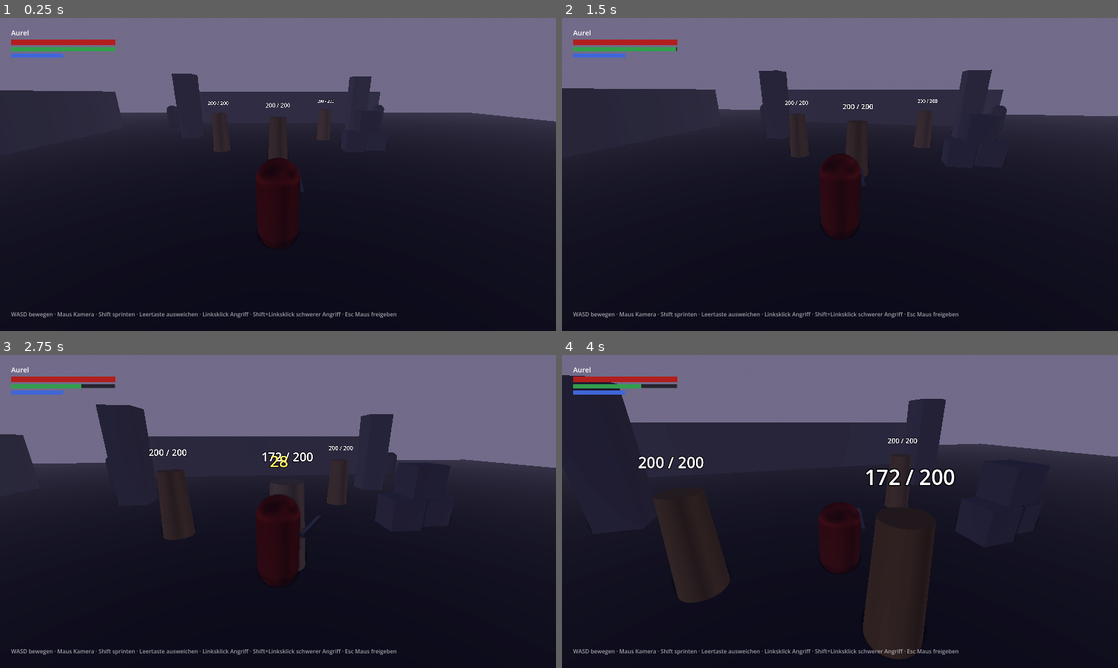
Above: before the commit, frames 1-4 (two rows, left to right).
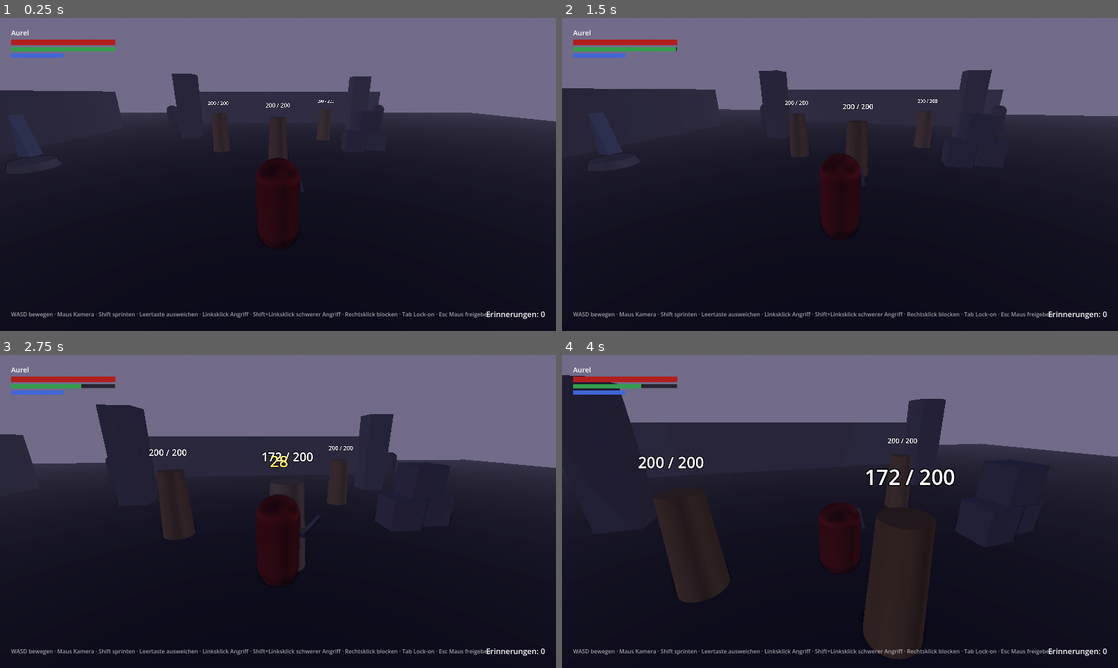
Above: after the commit, the same moments.

Repository: Aurelvonwatzdorf/nr1
Game: Godot game, scene res://scenes/levels/test_arena.tscn
The game is run twice, just before and just after one commit, with the same random seed, the same clock (stepped at 60 frames per second) and the same inputs.
Inputs (mouse positions are in pixels of both pictures, inside the frame that each line leads up to):
- Up to frame 1 (0.25 s): no input
- Up to frame 2 (1.5 s): tap Enter at 0.5 s; move the mouse to (867, 174) at 0.52 s; hold Right mouse button (block) 0.53-1.28 s; hold W (move_forward) from 0.53 s (still down); tap Shift (sprint) at 0.8, 1.35 s; move the mouse to (812, 174) at 1.27 s
- Up to frame 3 (2.75 s): keep holding W (move_forward); right-click (250, 511) at 1.55 s; move the mouse to (289, 505) at 2.02 s; hold Shift (sprint) from 2.03 s (still down); click (289, 505) at 2.1 s
- Up to frame 4 (4 s): keep holding W (move_forward); move the mouse to (834, 517) at 2.77 s; release Shift (sprint) at 2.78 s; right-click (834, 517) at 2.85 s; move the mouse to (878, 514) at 3.52 s; hold Shift (sprint) from 3.53 s (still down); tap Space (dodge) at 3.6 s

The runs differ from the first frame. In frame 1, 0.4% of the frame differs, in the area x 4-98%, y 41-97%; in frame 2, 0.3%; in frame 3, 0.3%; in frame 4, 0.3%.

Commit message:
M2 step 5: death, respawn at checkpoints, memory remnants
Checkpoints set the respawn point; on death the player's memories stay
behind as a glowing remnant that can be recovered, and dying again before
recovering loses them for good. After a short delay enemies reset and
the player respawns. HUD shows memories, a death message and notices.
Marks M2 as done in CLAUDE.md and README.

Co-Authored-By: Claude Opus 5.5 <noreply@anthropic.com>
Claude-Session: https://claude.ai/code/session_01RjnwZ2TtYogGPE8DCJukRJ

Diff:
--- a/game/scenes/levels/test_arena.tscn
+++ b/game/scenes/levels/test_arena.tscn
@@ -5,6 +5,9 @@
 [ext_resource type="PackedScene" path="res://scenes/enemies/training_dummy.tscn" id="3_dummy"]
 [ext_resource type="PackedScene" path="res://scenes/ui/hud.tscn" id="4_hud"]
 [ext_resource type="PackedScene" path="res://scenes/enemies/enemy.tscn" id="5_enemy"]
+[ext_resource type="PackedScene" path="res://scenes/world/checkpoint.tscn" id="6_checkpoint"]
+[ext_resource type="PackedScene" path="res://scenes/world/memory_remnant.tscn" id="7_remnant"]
+[ext_resource type="Script" path="res://scripts/systems/respawn_manager.gd" id="8_respawn"]
 
 [sub_resource type="ProceduralSkyMaterial" id="ProceduralSkyMaterial_sky"]
 sky_top_color = Color(0.12, 0.13, 0.2, 1)
@@ -217,7 +220,20 @@
 [node name="Guard3" parent="Enemies" instance=ExtResource("5_enemy")]
 transform = Transform3D(1, 0, 0, 0, 1, 0, 0, 0, 1, 10, 1.55, 4)
 
+[node name="Checkpoints" type="Node3D" parent="."]
+
+[node name="CheckpointStart" parent="Checkpoints" instance=ExtResource("6_checkpoint")]
+transform = Transform3D(1, 0, 0, 0, 1, 0, 0, 0, 1, -4, 0, 6)
+
+[node name="CheckpointWest" parent="Checkpoints" instance=ExtResource("6_checkpoint")]
+transform = Transform3D(1, 0, 0, 0, 1, 0, 0, 0, 1, -10, 0, -3)
+
 [node name="Player" parent="." instance=ExtResource("2_player")]
 transform = Transform3D(1, 0, 0, 0, 1, 0, 0, 0, 1, 0, 0.05, 2)
 
 [node name="HUD" parent="." instance=ExtResource("4_hud")]
+
+[node name="RespawnManager" type="Node" parent="." node_paths=PackedStringArray("player")]
+script = ExtResource("8_respawn")
+player = NodePath("../Player")
+remnant_scene = ExtResource("7_remnant")
--- a/game/scenes/ui/hud.tscn
+++ b/game/scenes/ui/hud.tscn
@@ -75,7 +75,7 @@
 offset_bottom = -24.0
 grow_vertical = 0
 theme_override_colors/font_color = Color(1, 1, 1, 0.6)
-text = "WASD bewegen · Maus Kamera · Shift sprinten · Leertaste ausweichen · Linksklick Angriff · Shift+Linksklick schwerer Angriff · Esc Maus freigeben"
+text = "WASD bewegen · Maus Kamera · Shift sprinten · Leertaste ausweichen · Linksklick Angriff · Shift+Linksklick schwerer Angriff · Rechtsklick blocken · Tab Lock-on · Esc Maus freigeben"
 
 [node name="PauseLabel" type="Label" parent="."]
 unique_name_in_owner = true
@@ -94,3 +94,51 @@
 theme_override_font_sizes/font_size = 24
 text = "Maus freigegeben – klicken, um weiterzuspielen"
 horizontal_alignment = 1
+
+[node name="MemoriesLabel" type="Label" parent="."]
+unique_name_in_owner = true
+anchors_preset = 3
+anchor_left = 1.0
+anchor_top = 1.0
+anchor_right = 1.0
+anchor_bottom = 1.0
+offset_left = -332.0
+offset_top = -64.0
+offset_right = -32.0
+offset_bottom = -28.0
+grow_horizontal = 0
+grow_vertical = 0
+theme_override_font_sizes/font_size = 22
+text = "Erinnerungen: 0"
+horizontal_alignment = 2
+
+[node name="MessageLabel" type="Label" parent="."]
+unique_name_in_owner = true
+anchors_preset = 5
+anchor_left = 0.5
+anchor_right = 0.5
+offset_left = -300.0
+offset_top = 120.0
+offset_right = 300.0
+offset_bottom = 160.0
+grow_horizontal = 2
+theme_override_font_sizes/font_size = 24
+horizontal_alignment = 1
+
+[node name="DeathLabel" type="Label" parent="."]
+unique_name_in_owner = true
+anchors_preset = 8
+anchor_left = 0.5
+anchor_top = 0.5
+anchor_right = 0.5
+anchor_bottom = 0.5
+offset_left = -400.0
+offset_top = -40.0
+offset_right = 400.0
+offset_bottom = 40.0
+grow_horizontal = 2
+grow_vertical = 2
+theme_override_colors/font_color = Color(0.75, 0.85, 1, 1)
+theme_override_font_sizes/font_size = 48
+text = "Die Erinnerung verblasst …"
+horizontal_alignment = 1
--- /dev/null
+++ b/game/scenes/world/checkpoint.tscn
@@ -0,0 +1,35 @@
+[gd_scene format=3]
+
+[ext_resource type="Script" path="res://scripts/systems/checkpoint.gd" id="1_checkpoint"]
+
+[sub_resource type="CylinderShape3D" id="CylinderShape3D_area"]
+height = 3.0
+radius = 1.2
+
+[sub_resource type="CylinderMesh" id="CylinderMesh_base"]
+top_radius = 0.7
+bottom_radius = 0.8
+height = 0.3
+
+[sub_resource type="PrismMesh" id="PrismMesh_crystal"]
+size = Vector3(0.5, 1.6, 0.5)
+
+[node name="Checkpoint" type="Area3D"]
+collision_layer = 0
+collision_mask = 2
+script = ExtResource("1_checkpoint")
+
+[node name="CollisionShape3D" type="CollisionShape3D" parent="."]
+transform = Transform3D(1, 0, 0, 0, 1, 0, 0, 0, 1, 0, 1.5, 0)
+shape = SubResource("CylinderShape3D_area")
+
+[node name="Base" type="MeshInstance3D" parent="."]
+transform = Transform3D(1, 0, 0, 0, 1, 0, 0, 0, 1, 0, 0.15, 0)
+mesh = SubResource("CylinderMesh_base")
+
+[node name="Crystal" type="MeshInstance3D" parent="."]
+transform = Transform3D(1, 0, 0, 0, 1, 0, 0, 0, 1, 0, 1.3, 0)
+mesh = SubResource("PrismMesh_crystal")
+
+[node name="SpawnPoint" type="Marker3D" parent="."]
+transform = Transform3D(1, 0, 0, 0, 1, 0, 0, 0, 1, 0, 0.05, 1.8)
--- /dev/null
+++ b/game/scenes/world/memory_remnant.tscn
@@ -0,0 +1,41 @@
+[gd_scene format=3]
+
+[ext_resource type="Script" path="res://scripts/systems/memory_remnant.gd" id="1_remnant"]
+
+[sub_resource type="SphereShape3D" id="SphereShape3D_area"]
+radius = 0.9
+
+[sub_resource type="StandardMaterial3D" id="StandardMaterial3D_glow"]
+transparency = 1
+albedo_color = Color(0.6, 0.85, 1, 0.6)
+emission_enabled = true
+emission = Color(0.5, 0.8, 1, 1)
+emission_energy_multiplier = 3.0
+
+[sub_resource type="SphereMesh" id="SphereMesh_glow"]
+material = SubResource("StandardMaterial3D_glow")
+radius = 0.25
+height = 0.5
+
+[node name="MemoryRemnant" type="Area3D"]
+collision_layer = 0
+collision_mask = 2
+script = ExtResource("1_remnant")
+
+[node name="CollisionShape3D" type="CollisionShape3D" parent="."]
+shape = SubResource("SphereShape3D_area")
+
+[node name="Glow" type="MeshInstance3D" parent="."]
+mesh = SubResource("SphereMesh_glow")
+
+[node name="OmniLight3D" type="OmniLight3D" parent="."]
+light_color = Color(0.5, 0.8, 1, 1)
+light_energy = 1.5
+omni_range = 4.0
+
+[node name="Label3D" type="Label3D" parent="."]
+transform = Transform3D(1, 0, 0, 0, 1, 0, 0, 0, 1, 0, 0.7, 0)
+billboard = 1
+font_size = 36
+outline_size = 8
+text = "0"
--- /dev/null
+++ b/game/scripts/systems/checkpoint.gd
@@ -0,0 +1,36 @@
+class_name Checkpoint
+extends Area3D
+## Checkpoint: Wer hindurchläuft, wird nach dem Tod hier wiederbelebt.
+## (In M3 wird daraus der Ankerspiegel mit Rasten, Heilen und Speichern.)
+
+@onready var spawn_point: Marker3D = $SpawnPoint
+@onready var crystal: MeshInstance3D = $Crystal
+
+var _material: StandardMaterial3D
+
+
+func _ready() -> void:
+	collision_layer = 0
+	collision_mask = PhysicsLayers.PLAYER
+	_material = StandardMaterial3D.new()
+	_material.albedo_color = Color(0.5, 0.55, 0.65)
+	_material.emission_enabled = true
+	crystal.material_override = _material
+	_set_active(false)
+	body_entered.connect(_on_body_entered)
+	EventBus.checkpoint_activated.connect(func(other: Node3D) -> void: _set_active(other == self))
+
+
+func _on_body_entered(body: Node3D) -> void:
+	if body is Player and not is_active():
+		GameState.set_checkpoint(spawn_point.global_transform)
+		EventBus.checkpoint_activated.emit(self)
+
+
+func is_active() -> bool:
+	return GameState.has_checkpoint and GameState.checkpoint_transform.is_equal_approx(spawn_point.global_transform)
+
+
+func _set_active(active: bool) -> void:
+	_material.emission = Color(0.4, 0.9, 1.0) if active else Color(0.15, 0.2, 0.3)
+	_material.emission_energy_multiplier = 2.5 if active else 0.4
--- a/game/scripts/systems/event_bus.gd
+++ b/game/scripts/systems/event_bus.gd
@@ -17,5 +17,11 @@
 signal damage_dealt(target: Node, amount: float)
 ## Ein Gegner wurde besiegt.
 signal enemy_killed(enemy: Enemy)
+## Ein Checkpoint wurde aktiviert (neuer Wiederbelebungsort).
+signal checkpoint_activated(checkpoint: Node3D)
+## Die verlorenen Erinnerungen wurden an der Todesstelle zurückgeholt.
+signal memories_recovered(amount: int)
+## Die Erinnerungen der vorherigen Todesstelle sind endgültig verloren.
+signal memories_lost(amount: int)
 ## Die Währung „Erinnerungen“ hat sich geändert.
 signal memories_changed(amount: int)
--- a/game/scripts/systems/game_state.gd
+++ b/game/scripts/systems/game_state.gd
@@ -12,6 +12,10 @@
 
 ## Gewählte Figur. `null` heißt: Die Spielfigur nimmt die im Inspector eingestellte.
 var selected_character: CharacterData = null
+
+## Wo die Spielfigur nach dem Tod wiederbelebt wird.
+var checkpoint_transform: Transform3D = Transform3D.IDENTITY
+var has_checkpoint: bool = false
 
 ## Währung „Erinnerungen“.
 var memories: int = 0:
@@ -29,6 +33,11 @@
 	return selected_character != null
 
 
+func set_checkpoint(at: Transform3D) -> void:
+	checkpoint_transform = at
+	has_checkpoint = true
+
+
 ## Speicherbare Daten als Dictionary (wird von SaveSystem genutzt).
 func to_dict() -> Dictionary:
 	return {
--- /dev/null
+++ b/game/scripts/systems/memory_remnant.gd
@@ -0,0 +1,24 @@
+class_name MemoryRemnant
+extends Area3D
+## Die Erinnerungen, die beim Tod liegen bleiben. Hineinlaufen holt sie zurück.
+
+## Wie viele Erinnerungen hier liegen.
+var amount: int = 0
+
+@onready var label: Label3D = $Label3D
+
+
+func _ready() -> void:
+	collision_layer = 0
+	collision_mask = PhysicsLayers.PLAYER
+	label.text = str(amount)
+	body_entered.connect(_on_body_entered)
+
+
+func _on_body_entered(body: Node3D) -> void:
+	var player := body as Player
+	if player == null or player.health.is_dead:
+		return
+	GameState.memories += amount
+	EventBus.memories_recovered.emit(amount)
+	queue_free()
--- /dev/null
+++ b/game/scripts/systems/respawn_manager.gd
@@ -0,0 +1,44 @@
+class_name RespawnManager
+extends Node
+## Regelt, was nach dem Tod der Spielfigur passiert:
+## 1. Erinnerungen bleiben an der Todesstelle liegen (alte Reste gehen verloren).
+## 2. Nach kurzer Wartezeit: Gegner zurücksetzen, Figur am Checkpoint wiederbeleben.
+
+@export var player: Player
+@export var remnant_scene: PackedScene
+## Wartezeit zwischen Tod und Wiederbelebung (Sekunden).
+@export var respawn_delay: float = 3.0
+
+var _remnant: MemoryRemnant
+
+
+func _ready() -> void:
+	if not GameState.has_checkpoint:
+		GameState.set_checkpoint(player.global_transform)
+	EventBus.player_died.connect(_on_player_died)
+
+
+## Die aktuell liegenden Erinnerungen (oder null).
+func get_remnant() -> MemoryRemnant:
+	return _remnant if is_instance_valid(_remnant) else null
+
+
+func _on_player_died(dead_player: Player) -> void:
+	if dead_player != player:
+		return
+	# Wer erneut stirbt, bevor er die alten Erinnerungen geholt hat, verliert sie.
+	var old := get_remnant()
+	if old:
+		EventBus.memories_lost.emit(old.amount)
+		old.queue_free()
+	_remnant = null
+	if GameState.memories > 0:
+		_remnant = remnant_scene.instantiate() as MemoryRemnant
+		_remnant.amount = GameState.memories
+		get_parent().add_child(_remnant)
+		_remnant.global_position = player.global_position + Vector3.UP * 0.6
+		GameState.memories = 0
+
+	await get_tree().create_timer(respawn_delay).timeout
+	get_tree().call_group(&"enemies", &"reset_enemy")
+	player.respawn(GameState.checkpoint_transform)
--- a/game/scripts/ui/hud.gd
+++ b/game/scripts/ui/hud.gd
@@ -7,12 +7,51 @@
 @onready var stamina_bar: ProgressBar = %StaminaBar
 @onready var focus_bar: ProgressBar = %FocusBar
 @onready var pause_label: Label = %PauseLabel
+@onready var memories_label: Label = %MemoriesLabel
+@onready var death_label: Label = %DeathLabel
+@onready var message_label: Label = %MessageLabel
 
 var _player: Player
+var _message_tween: Tween
+
+
+func _ready() -> void:
+	death_label.modulate.a = 0.0
+	message_label.modulate.a = 0.0
+	_on_memories_changed(GameState.memories)
+	EventBus.memories_changed.connect(_on_memories_changed)
+	EventBus.player_died.connect(_on_player_died)
+	EventBus.player_respawned.connect(_on_player_respawned)
+	EventBus.checkpoint_activated.connect(func(_c: Node3D) -> void: show_message("Checkpoint aktiviert"))
+	EventBus.memories_recovered.connect(func(amount: int) -> void: show_message("%d Erinnerungen zurückgeholt" % amount))
+	EventBus.memories_lost.connect(func(amount: int) -> void: show_message("%d Erinnerungen für immer verloren" % amount))
 
 
 func _process(_delta: float) -> void:
 	pause_label.visible = _player != null and not _player.camera_rig.is_capturing
+
+
+## Kurze Meldung in der Bildschirmmitte, die von selbst verschwindet.
+func show_message(text: String) -> void:
+	message_label.text = text
+	if _message_tween and _message_tween.is_valid():
+		_message_tween.kill()
+	_message_tween = create_tween()
+	_message_tween.tween_property(message_label, "modulate:a", 1.0, 0.2)
+	_message_tween.tween_interval(2.0)
+	_message_tween.tween_property(message_label, "modulate:a", 0.0, 0.6)
+
+
+func _on_memories_changed(amount: int) -> void:
+	memories_label.text = "Erinnerungen: %d" % amount
+
+
+func _on_player_died(_dead: Player) -> void:
+	create_tween().tween_property(death_label, "modulate:a", 1.0, 1.2)
+
+
+func _on_player_respawned(_player_node: Player) -> void:
+	create_tween().tween_property(death_label, "modulate:a", 0.0, 0.5)
 
 
 ## Verbindet die Balken mit den Komponenten der Spielfigur.
--- a/game/tests/smoke_test.gd
+++ b/game/tests/smoke_test.gd
@@ -169,6 +169,47 @@
 	await _tap(&"lock_on")
 	_check(player.get_lock_target() == null, "Zweiter Druck löst den Lock-on")
 
+	# Tod: Erinnerungen bleiben liegen, Wiederbelebung am Checkpoint
+	var manager: RespawnManager = arena.get_node("RespawnManager")
+	manager.respawn_delay = 0.5
+	var start_checkpoint := GameState.checkpoint_transform
+	GameState.memories = 120
+	player.global_position = Vector3(5.0, 0.05, 0.0)
+	await _frames(5)
+	player.health.take_damage(1000.0)
+	await _frames(3)
+	_check(player.state_machine.get_current_state_name() == &"dead", "Figur stirbt")
+	var remnant := manager.get_remnant()
+	_check(remnant != null and remnant.amount == 120 and GameState.memories == 0, "120 Erinnerungen bleiben an der Todesstelle liegen")
+	await get_tree().create_timer(0.8).timeout
+	_check(not player.health.is_dead and player.state_machine.get_current_state_name() == &"idle", "Figur wird wiederbelebt")
+	_check(player.global_position.distance_to(start_checkpoint.origin) < 0.5, "Wiederbelebung am Checkpoint")
+	_check(guard.state_machine.get_current_state_name() == &"idle" and guard.global_position.distance_to(guard.home_transform.origin) < 0.5, "Gegner werden zurückgesetzt")
+
+	# Erinnerungen zurückholen
+	player.global_position = remnant.global_position - Vector3.UP * 0.6
+	await _frames(5)
+	_check(GameState.memories == 120 and manager.get_remnant() == null, "Erinnerungen an der Todesstelle zurückgeholt")
+
+	# Zweimal sterben: die alten Erinnerungen sind weg
+	GameState.memories = 30
+	player.global_position = Vector3(5.0, 0.05, 0.0)
+	await _frames(3)
+	player.health.take_damage(1000.0)
+	await get_tree().create_timer(0.8).timeout
+	player.health.take_damage(1000.0)
+	await _frames(3)
+	_check(manager.get_remnant() == null and GameState.memories == 0, "Erneuter Tod: alte Erinnerungen endgültig verloren")
+	await get_tree().create_timer(0.8).timeout
+
+	# Checkpoint aktivieren
+	var checkpoint: Checkpoint = arena.get_node("Checkpoints/CheckpointWest")
+	player.global_position = checkpoint.global_position + Vector3(0.0, 0.05, 0.0)
+	await _frames(5)
+	_check(checkpoint.is_active(), "Durchlaufen aktiviert den Checkpoint")
+	player.global_position = Vector3(0.0, 0.05, 2.0)
+	await _frames(3)
+
 	# Figur aus Daten laden (Tahirou)
 	_check(GameState.select_character(&"tahirou"), "Tahirou kann gewählt werden")
 	var tahirou: Player = PLAYER_SCENE.instantiate()
Not shown, added: game/scripts/systems/checkpoint.gd.uid
Not shown, added: game/scripts/systems/memory_remnant.gd.uid
Not shown, added: game/scripts/systems/respawn_manager.gd.uid
Not shown, changed: CLAUDE.md
Not shown, changed: README.md
